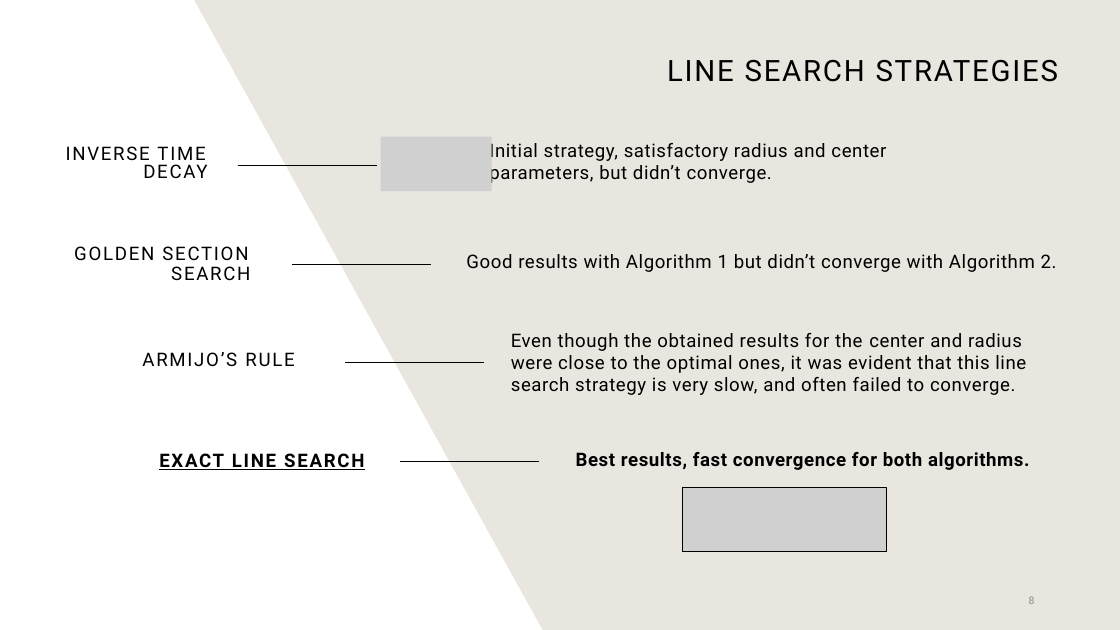
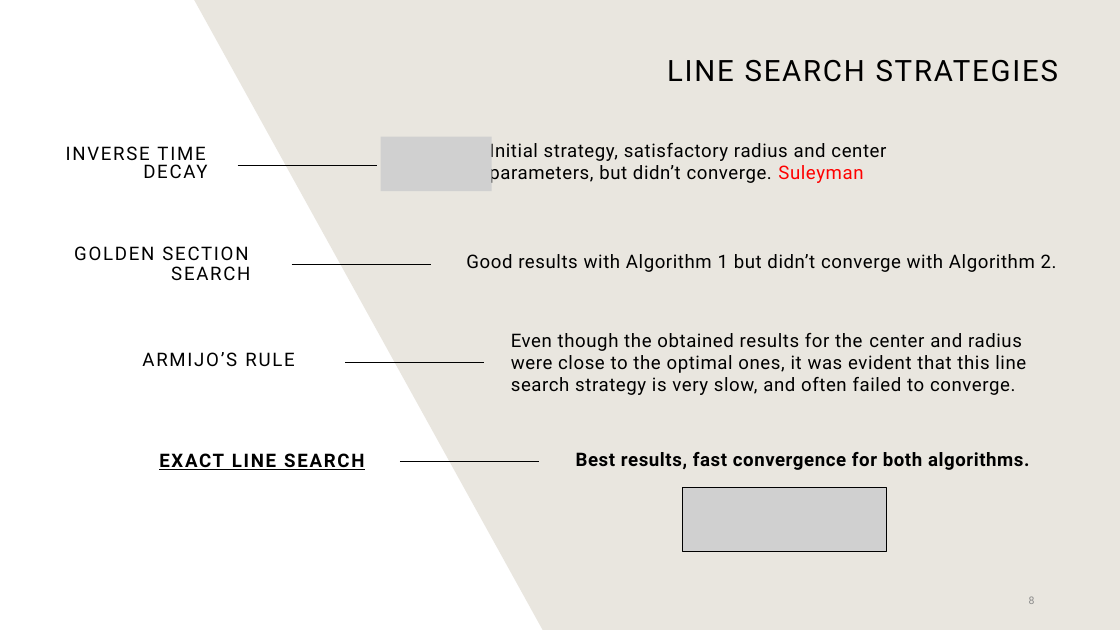
Before and after one commit to suleymanerim1/MEB_FrankWolfe_Optimization, a slide deck: slide 8 of Theory/Minimum Enclosing Ball for FW_Updated.pptx. Drawn at 1120x630 pixels with LibreOffice and Linux fonts; fonts in the diff are those of the drawing; grey boxes stand for pictures. Boxes give left, top, right and bottom in pixels: in the first picture for what was removed or moved away, otherwise in the second. Text is boxed around its words. In the diff, an @@ line names an element or a change of style, - is before the commit and + after.

```diff
--- a/Theory/Minimum Enclosing Ball for FW_Updated.pptx
+++ b/Theory/Minimum Enclosing Ball for FW_Updated.pptx
@@ text at (489,143,886,183): text changed @@
-Initial strategy, satisfactory radius and center parameters, but didn’t converge.
+Initial strategy, satisfactory radius and center parameters, but didn’t converge. Suleyman
```
Also in this commit, not shown: 11 other slides changed.
